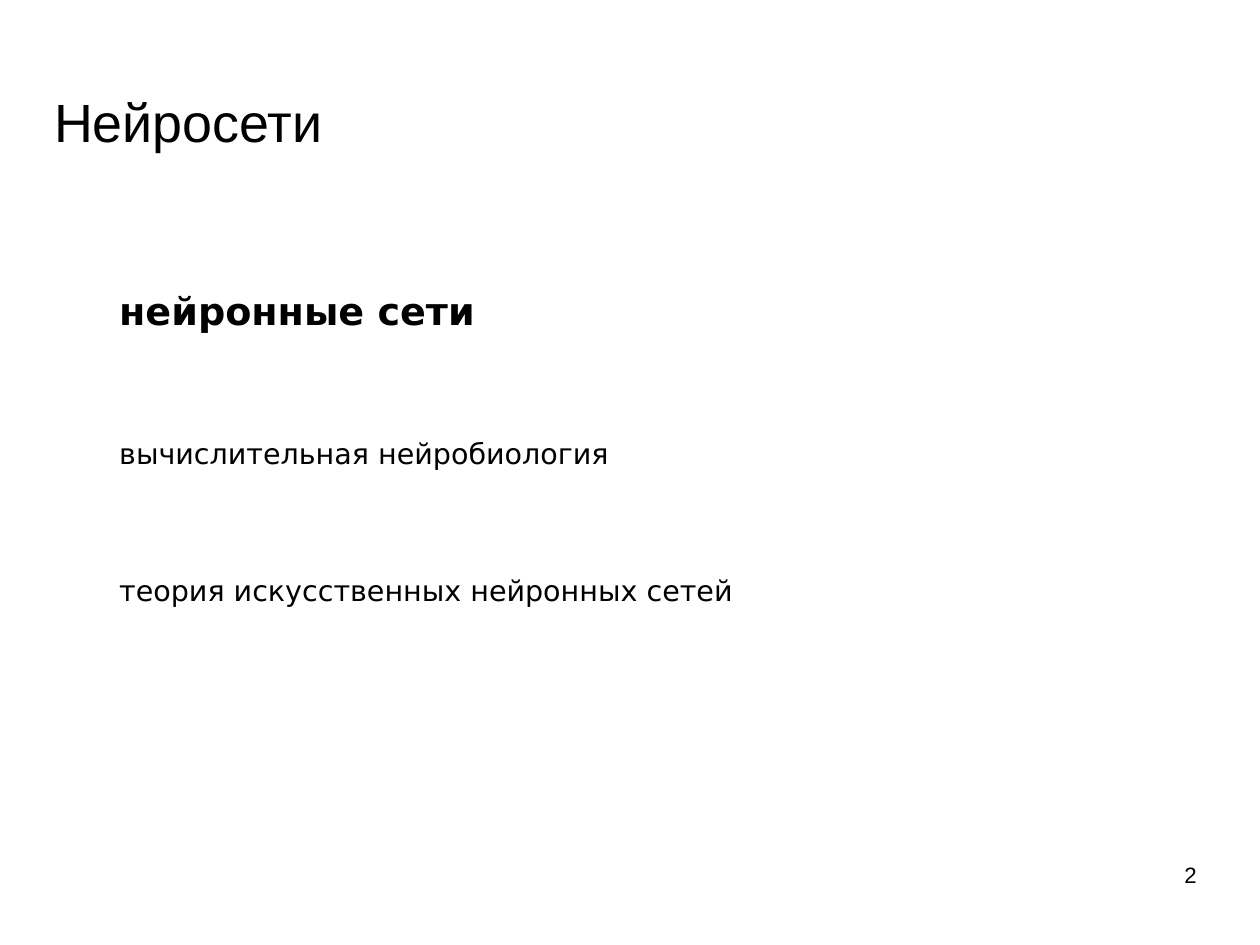
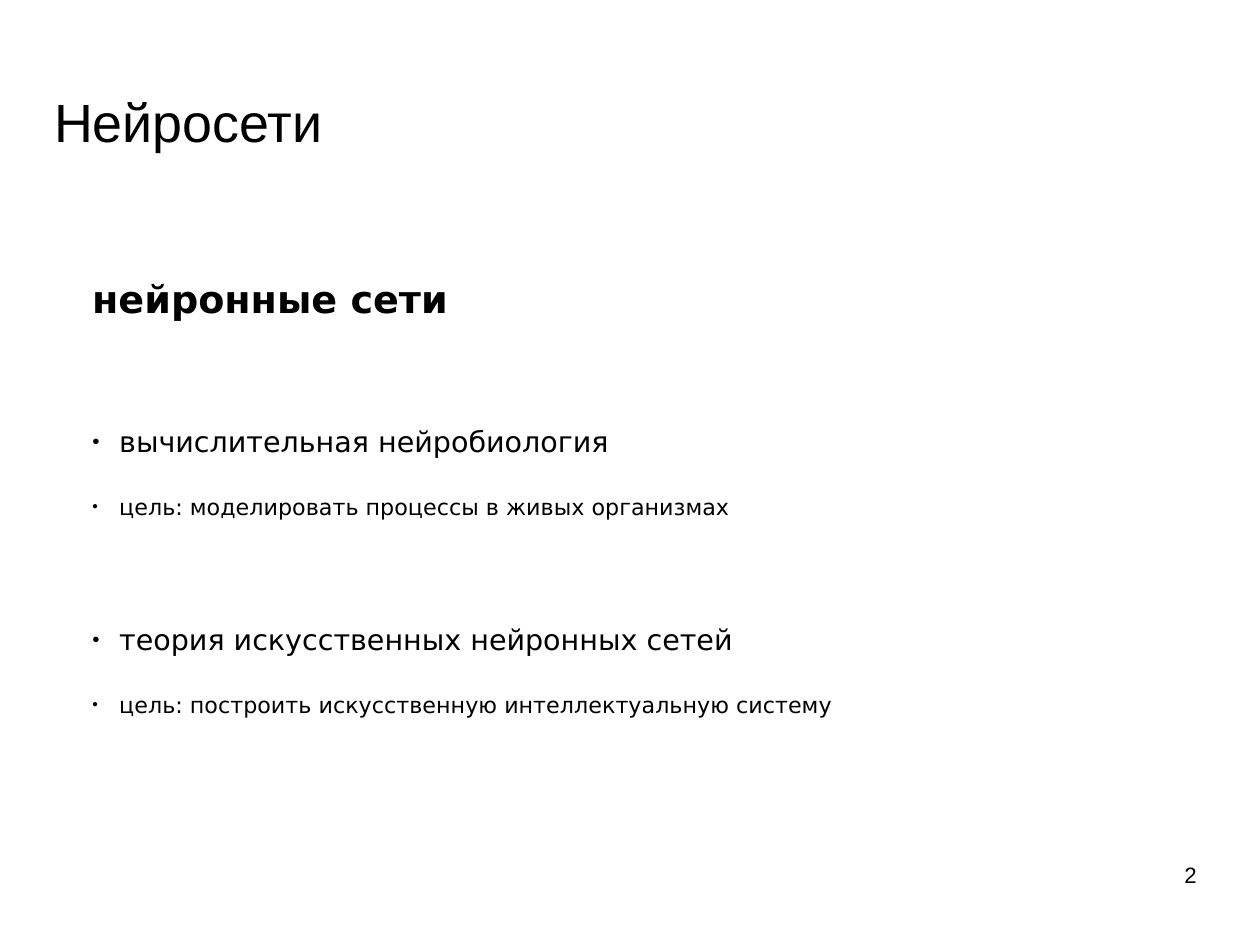
Before and after one commit to mechanoid5/ml_lectorium_legacy, a slide deck: slide 2 of 10-ann.odp. Drawn at 1260x945 pixels with LibreOffice and Linux fonts; fonts in the diff are those of the drawing; background and template pictures are left out. Boxes give left, top, right and bottom in pixels: in the first picture for what was removed or moved away, otherwise in the second. Text is boxed around its words. In the diff, an @@ line names an element or a change of style, - is before the commit and + after.

```diff
--- a/10-ann.odp
+++ b/10-ann.odp
@@ text "нейронные сети": place and size @@
-text "нейронные сети" at [119, 296, 733, 607]
+text "нейронные сети" at [92, 284, 832, 718]
@@ text at [119, 430, 733, 656]: bullet none to ● @@
@@ text at [119, 502, 730, 520]: paragraph added @@
+● цель: моделировать процессы в живых организмах
@@ text at [119, 700, 832, 718]: paragraph added @@
+● цель: построить искусственную интеллектуальную систему
```
Also in this commit, not shown: 6 other slides changed, 4 slides added, 3 slides removed.
